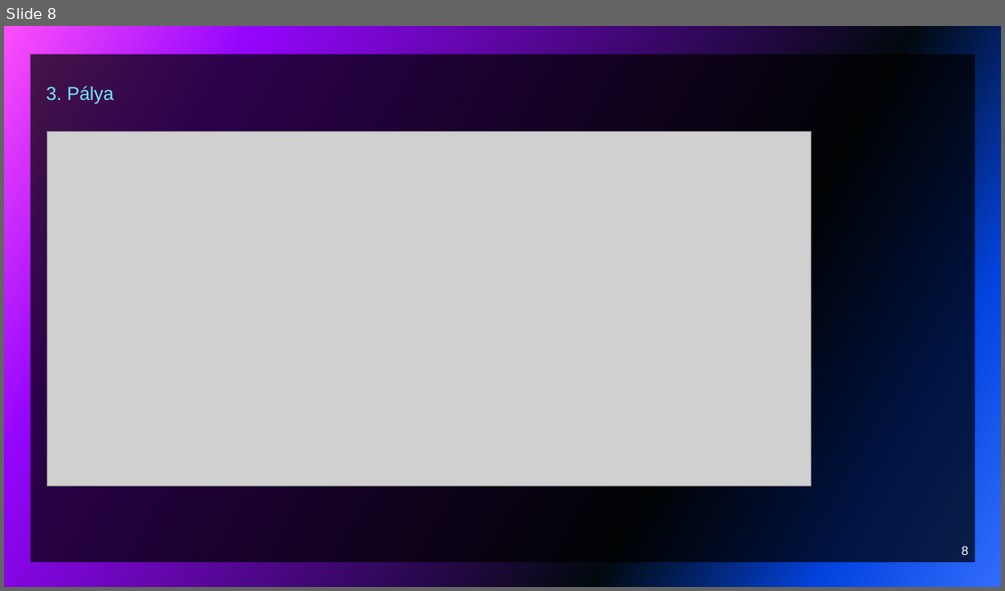
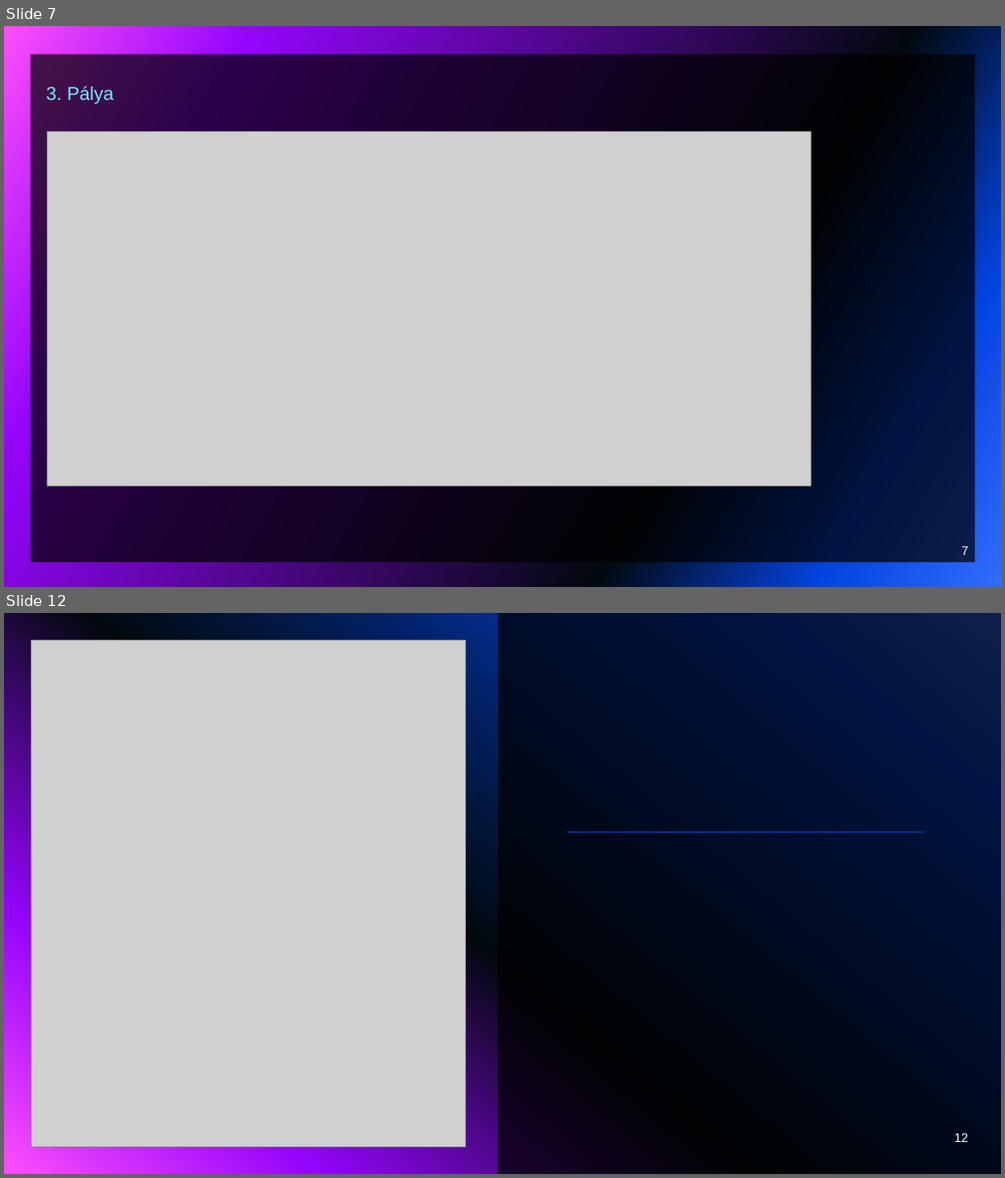
Before and after one commit to vargab3/Jumpermain, a slide deck: JUMPER.pptx. Shown one above the other, each under a label of ours: slide 8 before the commit, slides 7 and 12 after it; the slides between them are not shown. The pictures are 1005x591 and 1005x1178 pixels, drawn with LibreOffice and Linux fonts; fonts in the diff are those of the drawing; grey boxes stand for pictures. Boxes give left, top, right and bottom in pixels: in the first picture for what was removed or moved away, otherwise in the second. Text is boxed around its words. In the diff, an @@ line names an element or a change of style, - is before the commit and + after.

```diff
--- a/JUMPER.pptx
+++ b/JUMPER.pptx
@@ slide 12 added at box(4, 613, 1001, 1174), background gradient #316CFC to #0343DF to #02090E to #9405FC to #FC4EFB @@
@@ rectangle added at box(498, 613, 1001, 1174), fill #000000 at 70% opacity @@
@@ picture added at box(32, 641, 465, 1146) @@
@@ line added from (567, 832) to (923, 832), #9405FC 2 pt @@
@@ page number added at box(955, 1133, 969, 1142), 12 pt, text #FFFFFF @@
+12
@@ what was slide 8 is now slide 7 @@
@@ page number at box(962, 546, 969, 555): text changed @@
-8
+7
```
Also in this commit, not shown: 1 slide changed, 6 other slides added, 4 slides removed.
